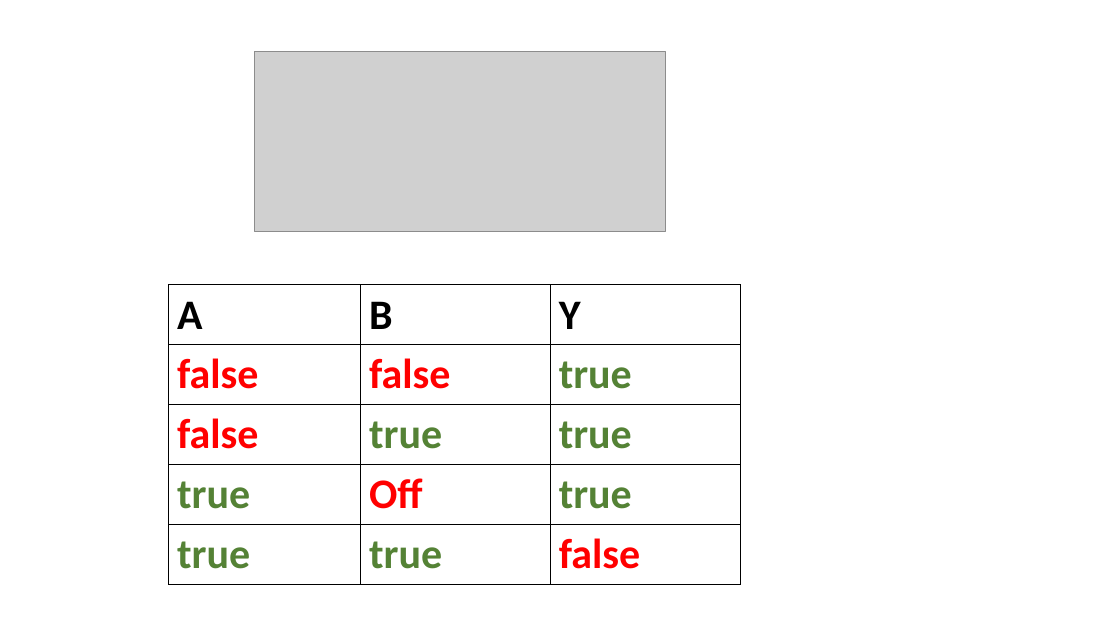
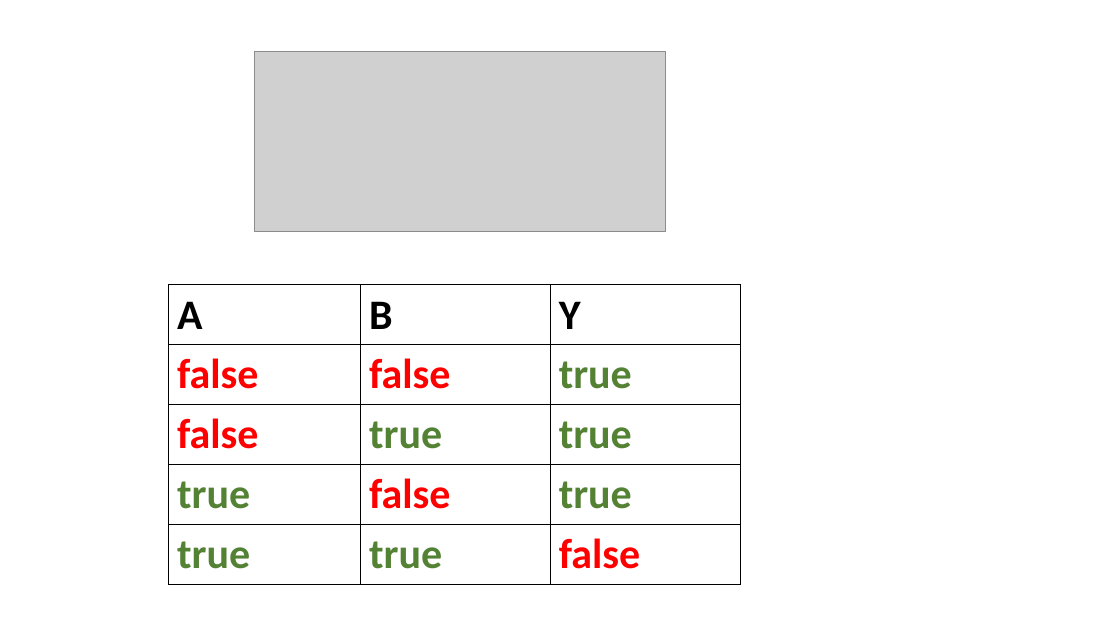
Before and after one commit to perslaursen/OOProg22, a slide deck: slide 8 of Chap/Start/Presentations/HW-Intro.pptx. Drawn at 1120x630 pixels with LibreOffice and Linux fonts; fonts in the diff are those of the drawing; grey boxes stand for pictures. Boxes give left, top, right and bottom in pixels: in the first picture for what was removed or moved away, otherwise in the second. Text is boxed around its words. In the diff, an @@ line names an element or a change of style, - is before the commit and + after.

```diff
--- a/Chap/Start/Presentations/HW-Intro.pptx
+++ b/Chap/Start/Presentations/HW-Intro.pptx
@@ table at (169, 285, 741, 579) @@
-row 4, column 2: Off
+row 4, column 2: false
```
Also in this commit, not shown: 8 other slides changed, 2 slides added, 8 other files.
